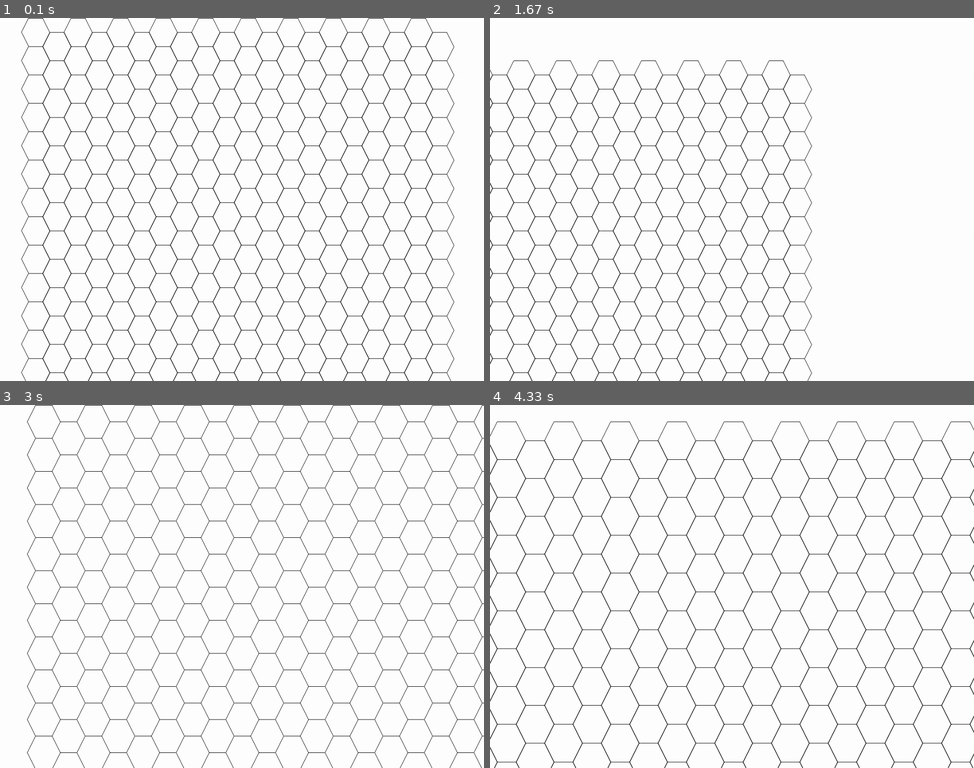
Above: before the commit, frames 1-4 (two rows, left to right).
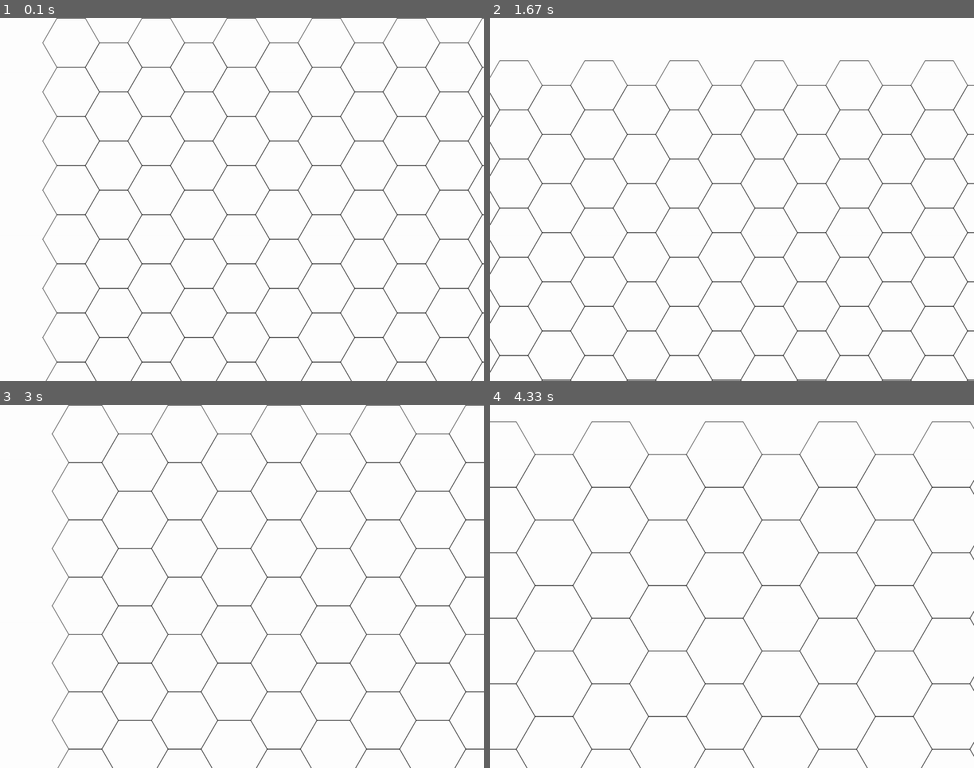
Above: after the commit, the same moments.

Repository: bakineugene/pygame_experiments
Game: pygame game, started from pygame0001.py
The game is run twice, just before and just after one commit, with the same random seed, the same clock (stepped at 60 frames per second) and the same inputs.
Inputs:
- Up to frame 1 (0.1 s): no input
- Up to frame 2 (1.67 s): hold Right 0.33-0.8 s; hold Up 0.83-1.13 s; hold Right 1.17-1.63 s
- Up to frame 3 (3 s): hold Left 1.67-2.2 s; tap = at 1.82 s; hold Down 2.23-2.53 s; hold Left 2.57-2.97 s
- Up to frame 4 (4.33 s): hold Up 3-3.37 s; tap = at 3.15 s; hold Right 3.4-4.03 s; hold Down from 4.07 s (still down)

The runs differ from the first frame. In frame 1, 11% of the frame differs, in the area x 4-100%, y 0-100%; in frame 2, 8.7%; in frame 3, 9.1%; in frame 4, 8.8%.

Commit message:
Fixes ugly hexes

Diff:
--- a/pygame0001.py
+++ b/pygame0001.py
@@ -34,17 +34,19 @@
             draw_hex_grid_element(surface, colour, size, (x, y))
 
 def draw_hex_grid_element(surface, colour, size, point):
-    x = point[0] * size * 3 / 4 + size
-    y = point[1] * size
+    h = 1.7320508 * size
+    w = 2 * size
+    x = point[0] * w * 3 / 4 + w
+    y = point[1] * h
     if point[0] % 2:
-        y = y + size / 2
+        y = y + h / 2
     p1 = (x, y)
-    p2 = (p1[0] + size / 2, p1[1])
-    p3 = (p2[0] + size / 4, p2[1] + size / 2)
-    p4 = (p3[0] - size / 4, p3[1] + size / 2)
-    p5 = (p4[0] - size / 2, p4[1])
-    p6 = (p5[0] - size / 4, p5[1] - size / 2)
-    draw.lines(surface, colour, True, (p1, p2, p3, p4, p5, p6))
+    p2 = (p1[0] + w / 2, p1[1])
+    p3 = (p2[0] + w / 4, p2[1] + h / 2)
+    p4 = (p3[0] - w / 4, p3[1] + h / 2)
+    p5 = (p4[0] - w / 2, p4[1])
+    p6 = (p5[0] - w / 4, p5[1] - h / 2)
+    draw.aalines(surface, colour, True, (p1, p2, p3, p4, p5, p6))
 
 class Game(object):
 
Not shown, changed: README.md
